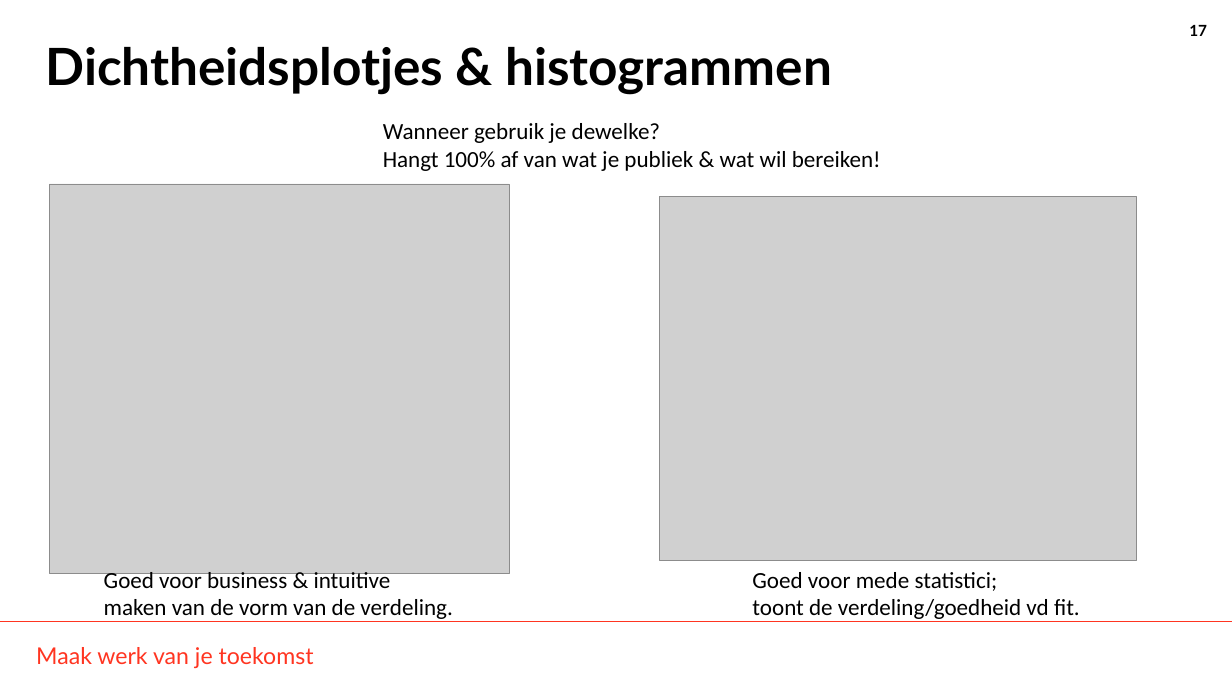
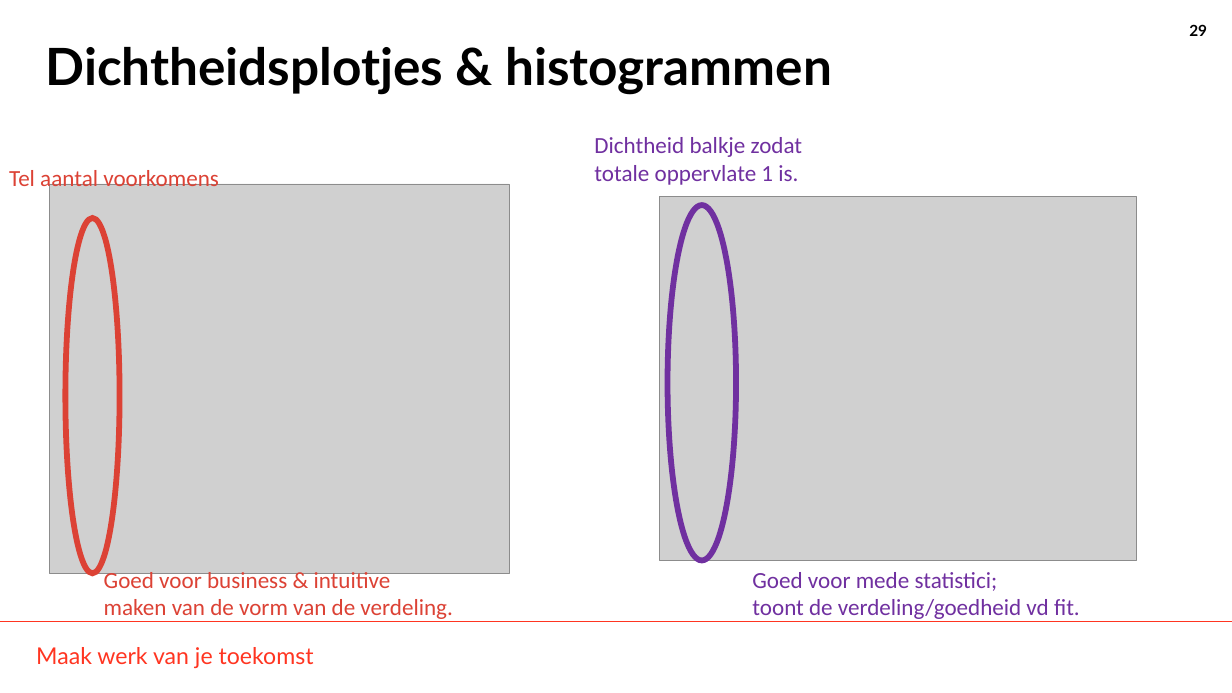
Before and after one commit to THellemans/data-science-syntra-ab, a slide deck: slide 29 of 06 statistiek/04 Numerieke data verdelingen verkennen/04 Numerieke data verdelingen verkennen.pptx (slide 17 before the commit). Drawn at 1232x693 pixels with LibreOffice and Linux fonts; fonts in the diff are those of the drawing; grey boxes stand for pictures; background and template pictures are left out. Boxes give left, top, right and bottom in pixels: in the first picture for what was removed or moved away, otherwise in the second. Text is boxed around its words. In the diff, an @@ line names an element or a change of style, - is before the commit and + after.

```diff
--- a/06 statistiek/04 Numerieke data verdelingen verkennen/04 Numerieke data verdelingen verkennen.pptx
+++ b/06 statistiek/04 Numerieke data verdelingen verkennen/04 Numerieke data verdelingen verkennen.pptx
@@ page number at bbox=[1189, 24, 1207, 36]: text changed @@
-17
+29
@@ text removed at bbox=[383, 123, 881, 171] @@
-Wanneer gebruik je dewelke?
-Hangt 100% af van wat je publiek & wat wil bereiken!
@@ text added at bbox=[594, 137, 802, 185], 18 pt, text #7030A0 @@
+Dichtheid balkje zodat totale oppervlate 1 is.
@@ text added at bbox=[9, 170, 219, 192], 18 pt, text #DC4235 @@
+Tel aantal voorkomens
@@ ellipse added at bbox=[667, 205, 736, 561], outline #7030A0 4.5 pt @@
@@ ellipse added at bbox=[66, 218, 120, 574], outline #DC4235 4.5 pt @@
@@ text "Goed voor business & intuitive ..." at bbox=[104, 568, 452, 622]: text colour #000000 to #DC4235 @@
@@ text "Goed voor mede statistici; toont ..." at bbox=[752, 572, 1080, 622]: text colour #000000 to #7030A0 @@
```
Also in this commit, not shown: 12 other slides changed, 12 slides added, 3 slides removed, 29 other files.
